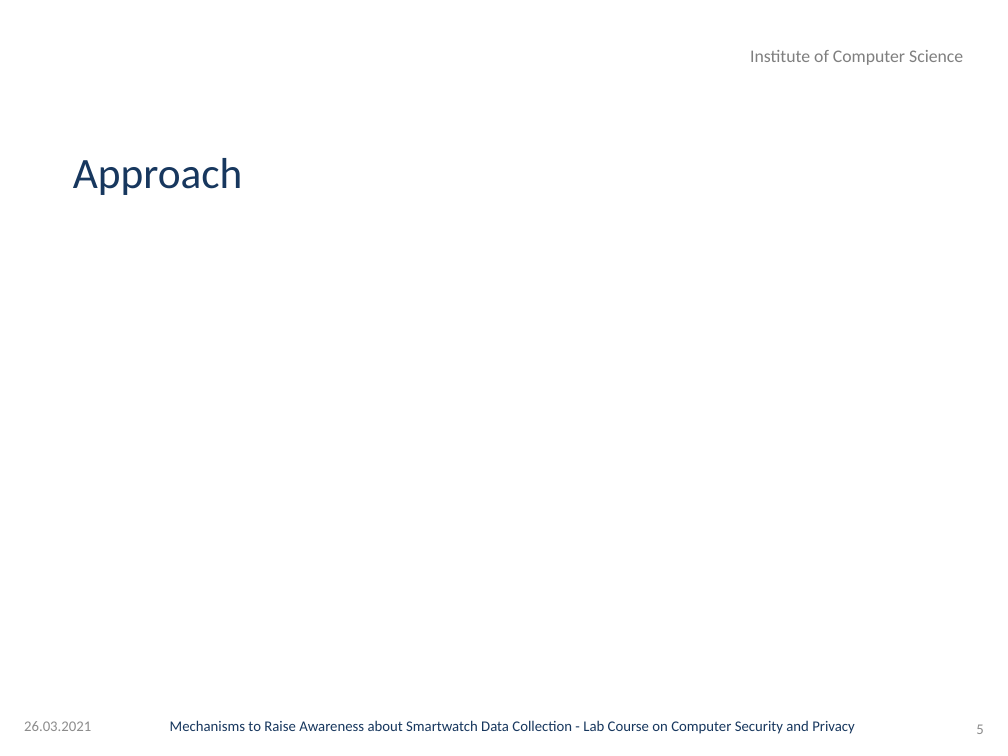
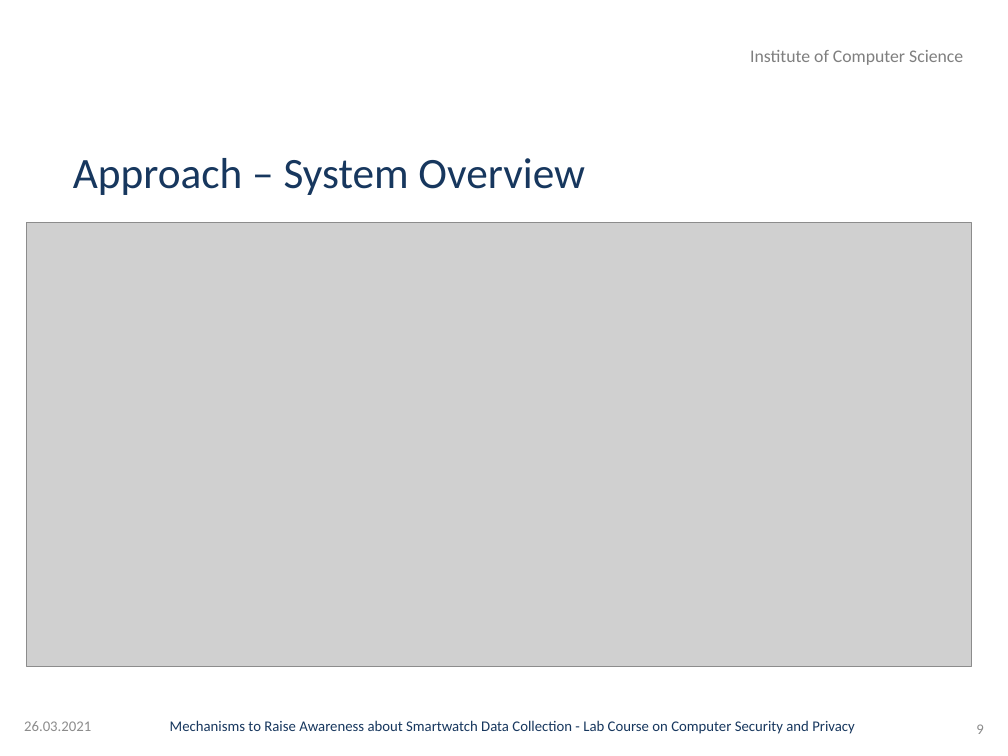
Before and after one commit to GAUG-Contributions/Practical_Course_Computer_Security_and_Privacy, a slide deck: slide 9 of Presentation/Presentation.pptx (slide 5 before the commit). Drawn at 1008x756 pixels with LibreOffice and Linux fonts; fonts in the diff are those of the drawing; grey boxes stand for pictures; background and template pictures are left out. Boxes give left, top, right and bottom in pixels: in the first picture for what was removed or moved away, otherwise in the second. Text is boxed around its words. In the diff, an @@ line names an element or a change of style, - is before the commit and + after.

```diff
--- a/Presentation/Presentation.pptx
+++ b/Presentation/Presentation.pptx
@@ title at box(73, 158, 585, 195): text changed @@
-Approach
+Approach – System Overview
@@ picture added at box(26, 223, 971, 666) @@
@@ page number at box(976, 724, 983, 734): text changed @@
-5
+9
```
Also in this commit, not shown: 1 other slide changed, 8 slides added, 2 other files.
